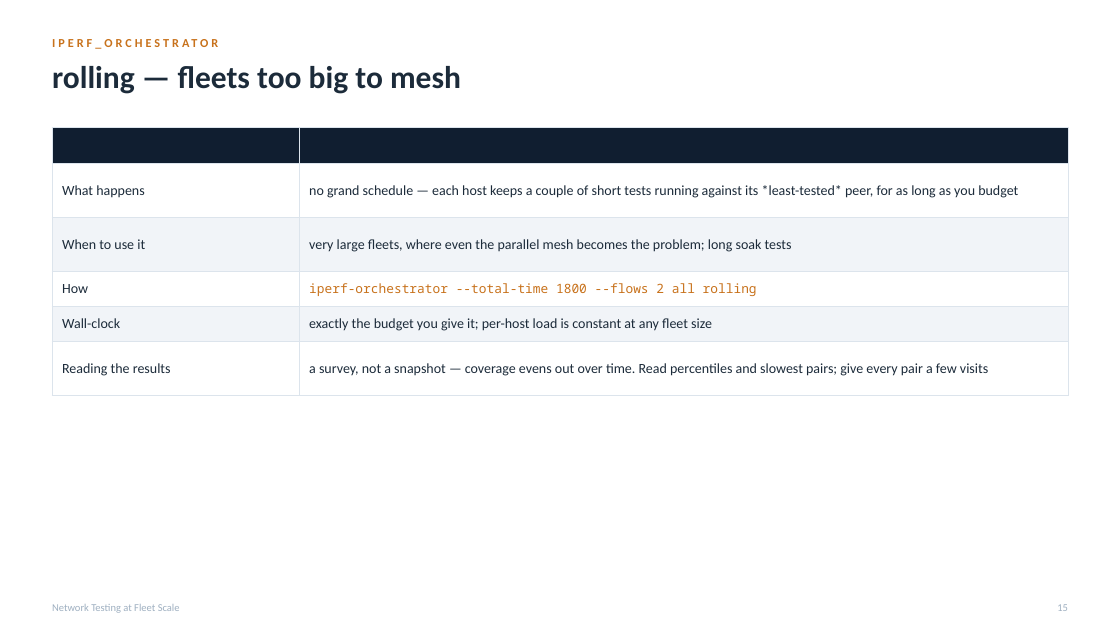
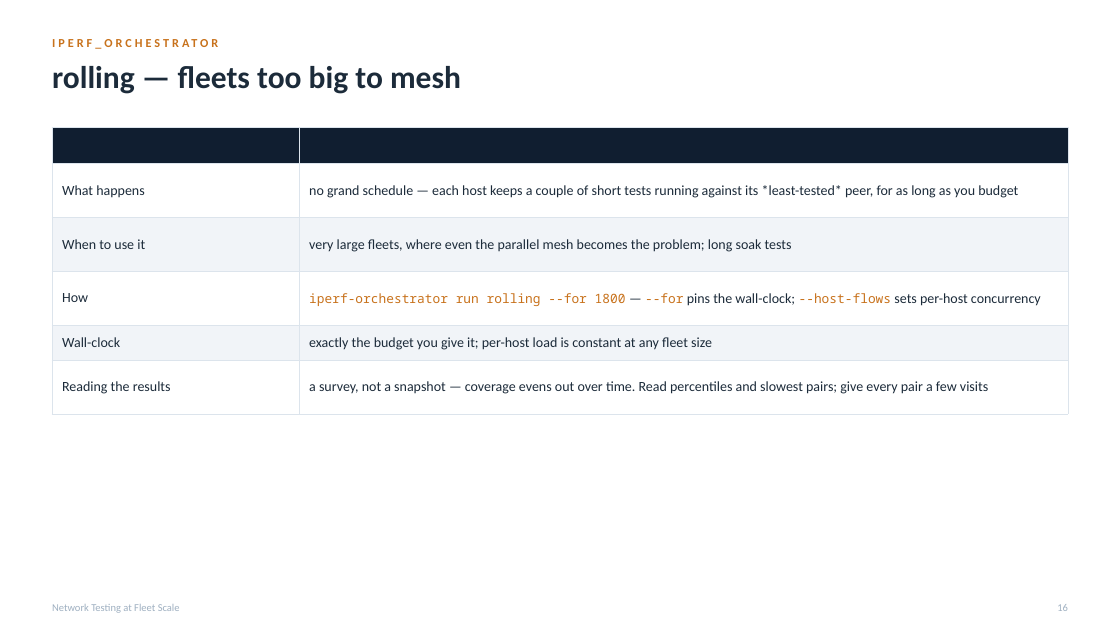
Before and after one commit to MartinGallagher-code/presentations, a slide deck: slide 16 of network-testing/network_testing.pptx (slide 15 before the commit). Drawn at 1120x630 pixels with LibreOffice and Linux fonts; fonts in the diff are those of the drawing. Boxes give left, top, right and bottom in pixels: in the first picture for what was removed or moved away, otherwise in the second. Text is boxed around its words. In the diff, an @@ line names an element or a change of style, - is before the commit and + after.

```diff
--- a/network-testing/network_testing.pptx
+++ b/network-testing/network_testing.pptx
@@ table at [52,128,1068,414] @@
-row 4, column 2: iperf-orchestrator --total-time 1800 --flows 2 all rolling
+row 4, column 2: iperf-orchestrator run rolling --for 1800 — --for pins the wall-clock; --host-flows sets per-host concurrency
```
Also in this commit, not shown: 22 other slides changed, 2 slides added, 1 slide removed, 1 other file.
